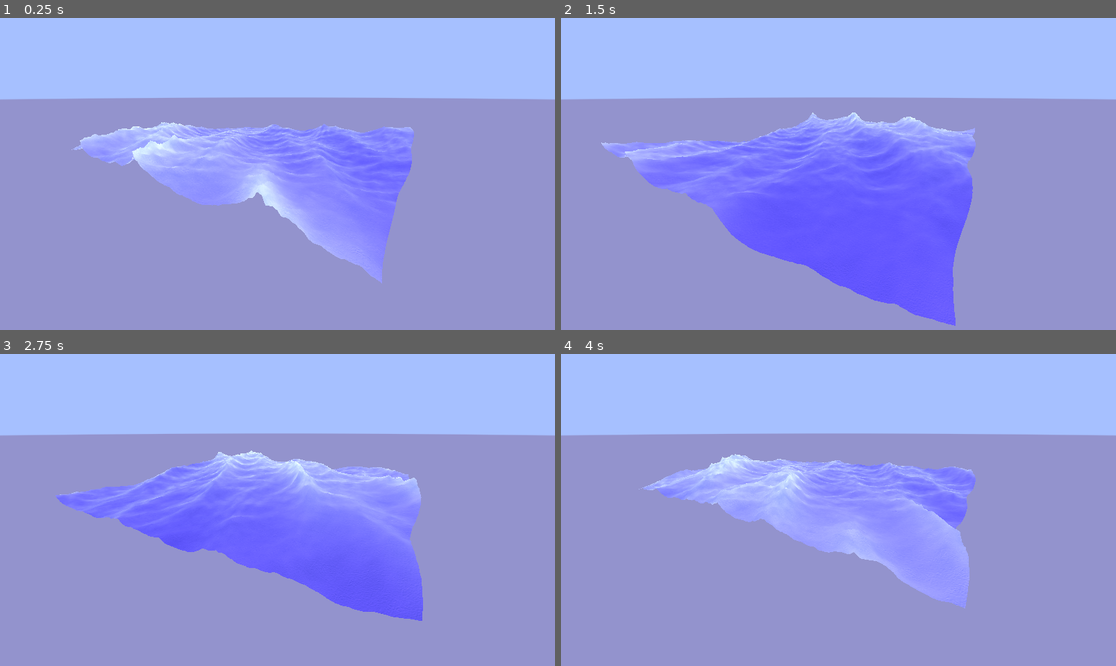
Above: before the commit, frames 1-4 (two rows, left to right).
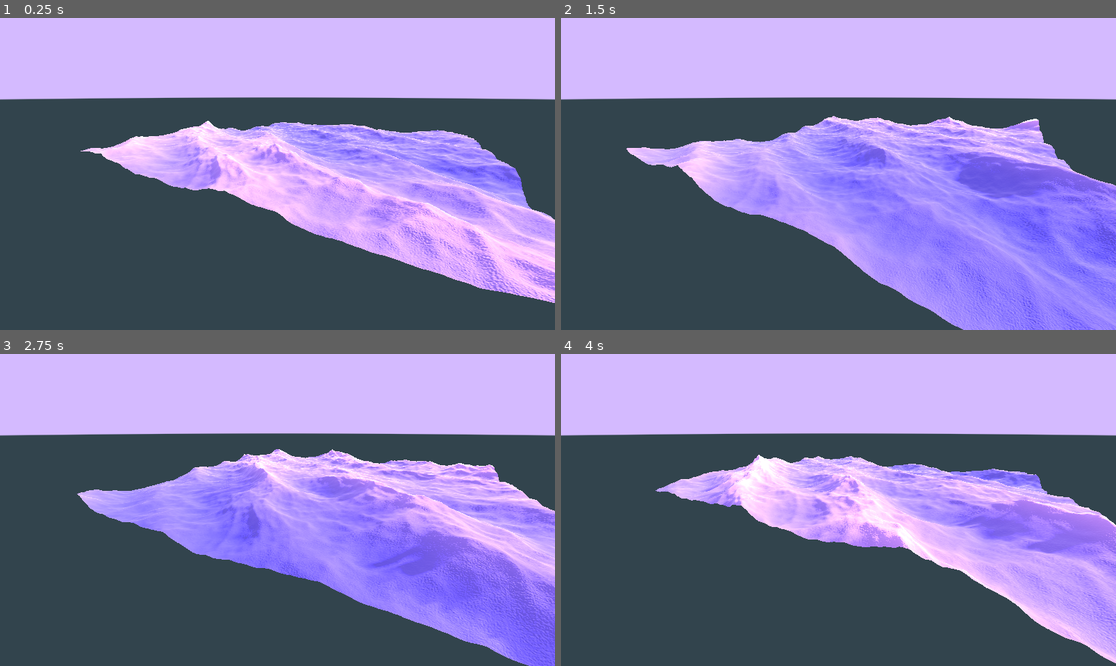
Above: after the commit, the same moments.

Repository: gersondekleuver/godot-gerstner-waves
Game: Godot game, scene res://stylized_wave/stylized_wave_scene.tscn
Two runs of this game, one before a commit and one after it. Both use one fixed random seed, a clock stepped at 60 frames per second and the inputs below.
Inputs:
- Up to frame 1 (0.25 s): no input
- Up to frame 2 (1.5 s): no input
- Up to frame 3 (2.75 s): no input
- Up to frame 4 (4 s): no input

The runs differ from the first frame. In frame 1, 99% of the frame differs, in the area x 0-100%, y 0-100%; in frame 2, 99%; in frame 3, 97%; in frame 4, 100%.

Commit message:
clenaup & compute shader intial progress

Diff:
--- a/godot-ocean-shader-collection-4.3/stylized_wave/stylized_wave_scene.tscn
+++ b/godot-ocean-shader-collection-4.3/stylized_wave/stylized_wave_scene.tscn
@@ -4,8 +4,10 @@
 [ext_resource type="Shader" path="res://stylized_wave/visual_shaders/sky.gdshader" id="2_g7crs"]
 
 [sub_resource type="FastNoiseLite" id="FastNoiseLite_h12fj"]
-frequency = 0.0079
+noise_type = 3
+frequency = 0.0203
 fractal_type = 2
+fractal_ping_pong_strength = 2.985
 
 [sub_resource type="NoiseTexture2D" id="NoiseTexture2D_yldqg"]
 seamless = true
@@ -13,13 +15,13 @@
 
 [sub_resource type="FastNoiseLite" id="FastNoiseLite_osw4l"]
 noise_type = 3
-frequency = 0.0404
+frequency = 0.0182
 fractal_type = 3
 
 [sub_resource type="NoiseTexture2D" id="NoiseTexture2D_0mly1"]
 seamless = true
 as_normal_map = true
-bump_strength = 7.1
+bump_strength = 3.1
 noise = SubResource("FastNoiseLite_osw4l")
 
 [sub_resource type="FastNoiseLite" id="FastNoiseLite_fb6t0"]
@@ -30,28 +32,28 @@
 seamless = true
 seamless_blend_skirt = 0.355
 as_normal_map = true
-bump_strength = 9.6
+bump_strength = 32.0
 noise = SubResource("FastNoiseLite_fb6t0")
 
 [sub_resource type="ShaderMaterial" id="ShaderMaterial_qpsmv"]
 render_priority = 0
 shader = ExtResource("1_tsmva")
-shader_parameter/albedo = Color(0.374437, 0.234686, 0.88923, 1)
+shader_parameter/albedo = Color(0.20871, 0.246509, 0.809763, 1)
 shader_parameter/albedo_fresnel = Color(1, 1, 1, 1)
-shader_parameter/albedo_foam = Color(1, 1, 1, 1)
+shader_parameter/albedo_foam = Color(1, 0.78116, 0.992192, 1)
 shader_parameter/roughness = 0.0
 shader_parameter/metallic = 0.2
 shader_parameter/normal_texture_speed_1 = 0.3
 shader_parameter/normal_texture_speed_2 = 0.3
 shader_parameter/normal_texture_dir_1 = Vector2(0, 2)
 shader_parameter/normal_texture_dir_2 = Vector2(0.2, 0.2)
-shader_parameter/amplitude_height_noise = 0.7
-shader_parameter/height_noise_smoothness = 15.0
-shader_parameter/height_noise_speed = 0.025
+shader_parameter/height_noise_amplitude = 0.7
+shader_parameter/height_noise_smoothness = 30.0
+shader_parameter/height_noise_speed = 0.01
 shader_parameter/wave_1 = Vector4(1, 1, 0.2, 5)
-shader_parameter/wave_2 = Vector4(1, 2, 0.2, 3)
-shader_parameter/wave_3 = Vector4(1, 3, 0.15, 7)
-shader_parameter/wave_4 = Vector4(2, 1, 0.1, 20)
+shader_parameter/wave_2 = Vector4(2, 1, 0.2, 3)
+shader_parameter/wave_3 = Vector4(1, 2, 0.15, 7)
+shader_parameter/wave_4 = Vector4(2, 1, 0.1, 12)
 shader_parameter/wave_5 = Vector4(3, 1, 0.1, 30)
 shader_parameter/pi = 3.14159
 shader_parameter/normal_texture_1 = SubResource("NoiseTexture2D_0mly1")
@@ -64,35 +66,44 @@
 subdivide_depth = 1000
 orientation = 1
 
-[sub_resource type="ShaderMaterial" id="ShaderMaterial_flvxc"]
+[sub_resource type="ShaderMaterial" id="ShaderMaterial_bsy87"]
 shader = ExtResource("2_g7crs")
-shader_parameter/sky_color = Color(0.650759, 0.754326, 1, 1)
-shader_parameter/horizion_color = Color(0.576471, 0.576471, 0.803922, 1)
+shader_parameter/sky_color = Color(0.832319, 0.730979, 1, 1)
+shader_parameter/horizion_color = Color(0.197736, 0.26787, 0.301854, 1)
 
-[sub_resource type="Sky" id="Sky_yt0sa"]
-sky_material = SubResource("ShaderMaterial_flvxc")
+[sub_resource type="Sky" id="Sky_8ycf7"]
+sky_material = SubResource("ShaderMaterial_bsy87")
+radiance_size = 4
 
-[sub_resource type="Environment" id="Environment_yvt3e"]
+[sub_resource type="Environment" id="Environment_b7loj"]
 background_mode = 2
-sky = SubResource("Sky_yt0sa")
+sky = SubResource("Sky_8ycf7")
 ambient_light_source = 3
-ambient_light_color = Color(0.32549, 0.6, 1, 1)
+ambient_light_color = Color(1, 1, 1, 1)
 reflected_light_source = 2
-ssr_enabled = true
+ssr_max_steps = 512
+sdfgi_bounce_feedback = 0.85
+sdfgi_min_cell_size = 15.0578
+sdfgi_cascade0_distance = 963.7
+sdfgi_max_distance = 15419.2
+sdfgi_y_scale = 2
+volumetric_fog_emission = Color(0, 0, 0.792157, 1)
 
 [node name="Root3D" type="Node3D"]
 
 [node name="GersnterWaves" type="MeshInstance3D" parent="."]
+transform = Transform3D(1, 0, 0, 0, 1, 0, 0, 0, 1, 0.0104599, 0.384985, -0.237265)
 material_override = SubResource("ShaderMaterial_qpsmv")
-cast_shadow = 0
 mesh = SubResource("QuadMesh_ialnf")
 
-[node name="WorldEnvironment" type="WorldEnvironment" parent="."]
-environment = SubResource("Environment_yvt3e")
-
 [node name="DirectionalLight3D" type="DirectionalLight3D" parent="."]
-transform = Transform3D(0.5, 0.224144, -0.836516, 0, 0.965926, 0.258819, 0.866025, -0.12941, 0.482963, -12.5869, 8.288, 10.0158)
-directional_shadow_pancake_size = 1024.0
+transform = Transform3D(-0.707107, 0.183013, -0.683013, 0, 0.965926, 0.258819, 0.707107, 0.183013, -0.683013, -12.5869, 8.288, -13.8257)
+shadow_enabled = true
+shadow_blur = 2.894
+directional_shadow_blend_splits = true
 
 [node name="Camera3D" type="Camera3D" parent="."]
-transform = Transform3D(-0.526956, -0.310106, 0.791297, 0, 0.931056, 0.364877, -0.849893, 0.192274, -0.490625, 13.4353, 3.68871, -9.4836)
+transform = Transform3D(-0.526956, -0.310106, 0.791298, 0, 0.931056, 0.364877, -0.849893, 0.192274, -0.490625, 13.4353, 3.68871, -5.58331)
+
+[node name="WorldEnvironment" type="WorldEnvironment" parent="."]
+environment = SubResource("Environment_b7loj")
--- a/godot-ocean-shader-collection-4.3/stylized_wave/visual_shaders/sky.gdshader
+++ b/godot-ocean-shader-collection-4.3/stylized_wave/visual_shaders/sky.gdshader
@@ -4,12 +4,8 @@
 uniform vec3 sky_color : source_color;
 uniform vec3 horizion_color : source_color;
 
-
-
 void sky() {
 	float sky = clamp((EYEDIR.y +0.015) / 0.003, 0, 1);
-
 	vec3 blend = mix(horizion_color,sky_color, sky);
-
 	COLOR = blend;
 }
--- a/godot-ocean-shader-collection-4.3/stylized_wave/visual_shaders/unoptimized_gerstner_wave.gdshader
+++ b/godot-ocean-shader-collection-4.3/stylized_wave/visual_shaders/unoptimized_gerstner_wave.gdshader
@@ -19,7 +19,7 @@
 
 // Height noise variable
 uniform sampler2D height_map;
-uniform float amplitude_height_noise : hint_range(0.0, 10.0, 0.1) = 0.7;
+uniform float height_noise_amplitude : hint_range(0.0, 10.0, 0.1) = 0.7;
 uniform float height_noise_smoothness : hint_range(0.0, 300.0, 1.0) = 15.0;
 uniform float height_noise_speed : hint_range(0.0, 0.25, 0.005) = 0.025;
 
@@ -39,17 +39,16 @@
 varying vec3 world_pos;
 
 float get_noise_height(vec2 pos, float y){
-	float wave = texture(height_map, pos / height_noise_smoothness + TIME * height_noise_speed).r;
-	return max(wave * amplitude_height_noise * y, wave / 3.0);
+	float wave = texture(height_map, pos / height_noise_smoothness + height_noise_speed * TIME).r;
+	return max(wave * height_noise_amplitude * y, wave / 3.0);
 }
 
 vec3 gerstner_wave(vec4 wave,vec3 pos, inout vec3 tangent, inout vec3 binormal){
 	float wave_length = wave.w;
 	float s = wave.z;
 	float k = 2.0 * pi / wave_length;
-	float c = sqrt(9.8 / k);
 	vec2 d = normalize(wave.xy);
-	float f = k * (dot(d,pos.xz) - c * TIME);
+	float f = k * (dot(d,pos.xz) - sqrt(9.8 / k) * TIME);
 	float a = s / k;
 
 	float sin_f = sin(f);
@@ -76,7 +75,6 @@
 
 	vec3 tangent = vec3(1, 0, 0);
 	vec3 binormal = vec3(0, 0, 1);
-	vec2 e = vec2(0.5, 0.0);
 
 	vec3 p = gerstner_wave(wave_1, world_pos, tangent, binormal)
 		+ gerstner_wave(wave_2, world_pos, tangent, binormal)
@@ -84,18 +82,26 @@
 		+ gerstner_wave(wave_4, world_pos, tangent, binormal)
 		+ gerstner_wave(wave_5, world_pos, tangent, binormal);
 
-	height = p.x;
-
-	VERTEX.y = height + get_noise_height(world_pos.xz, height);
+	VERTEX.y = p.x + get_noise_height(world_pos.xz, p.x);
 	VERTEX.x += p.y;
 	VERTEX.z += p.z;
-	NORMAL = normalize(cross(binormal, tangent)) + normalize(vec3(
+
+	// store height in presistent variable.
+	height = VERTEX.y;
+
+	// Adding central difference for recalculating noise normals.
+	vec2 e = vec2(0.1, 0.0);
+	NORMAL = normalize(vec3(
 		get_noise_height(world_pos.xz - e , height)
 		- get_noise_height(world_pos.xz + e , height),
 		2.0 * e.x,
 		get_noise_height(world_pos.xz - e.yx , height)
 		- get_noise_height(world_pos.xz + e.yx , height)
 		));
+
+	// Used to calculate normals for gerstner waves
+	// Added this to decrease the harshness of the texture.
+	NORMAL += normalize(cross(binormal, tangent));
 
 }
 
@@ -115,10 +121,10 @@
 		texture(normal_texture_2, world_pos.xz + time_2).rgb,
 		0.5);
 
-	float basic_fresnel = fresnel(7, NORMAL, VIEW);
+	float basic_fresnel = fresnel(16, NORMAL, VIEW);
 	vec3 surface_color = mix(albedo, albedo_fresnel, basic_fresnel);
 	vec3 final_color = mix(albedo_foam, surface_color,
-		normalize(vec2(distance(height, 1.1), 1.0)).x);
+		normalize(vec2(distance(height, 1.3), 1.4)).x);
 
 	ALBEDO = final_color;
 	METALLIC = metallic;
Not shown, added: godot-ocean-shader-collection-4.3/stylized_wave/compute_shaders/initial_gersnter_wave.glsl
Not shown, added: godot-ocean-shader-collection-4.3/stylized_wave/compute_shaders/initial_gersnter_wave.glsl.import
